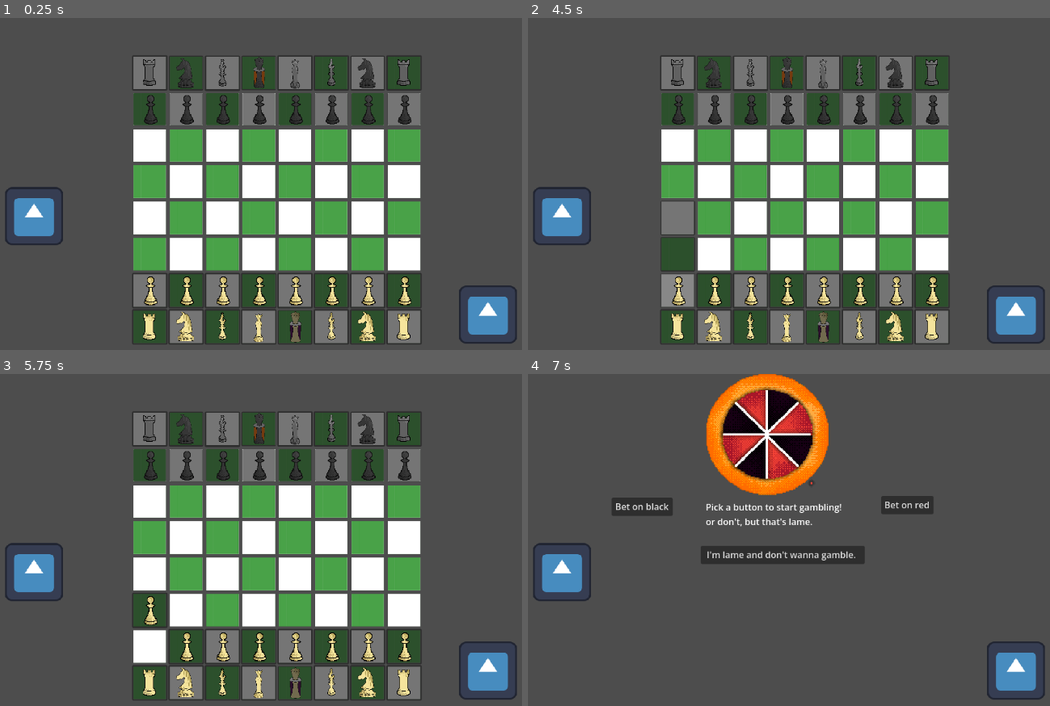
Above: before the commit, frames 1-4 (two rows, left to right).
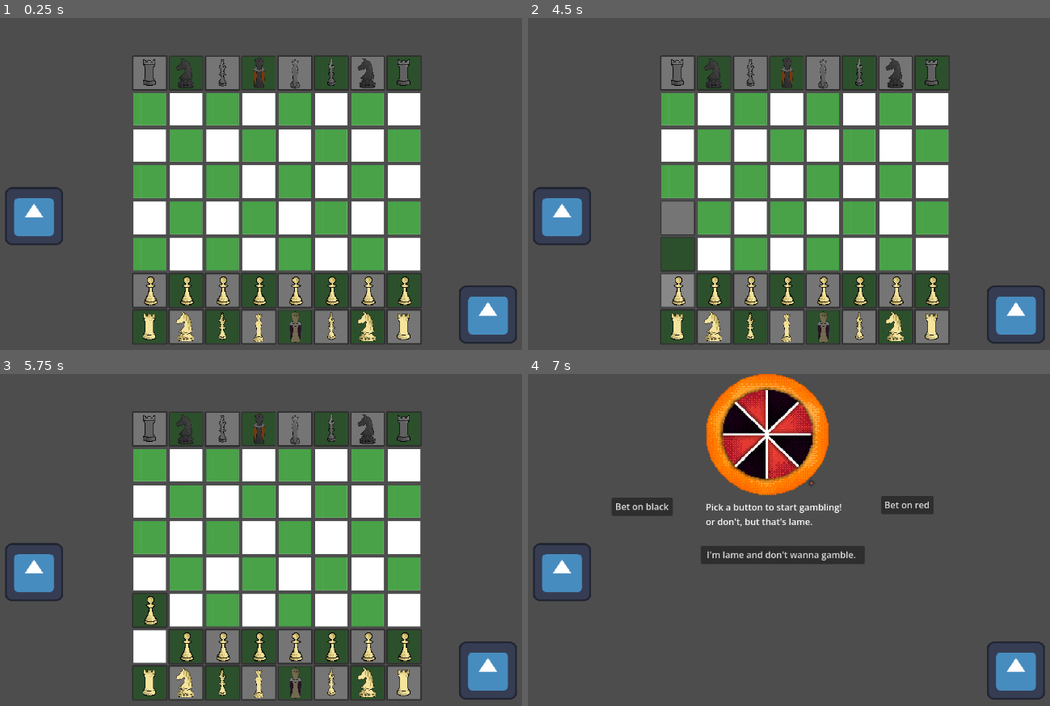
Above: after the commit, the same moments.

Repository: soligso-cpu/Chess-II-The-final-dlc-real-
Game: Godot game, scene res://Scenes/board.tscn
The game is run twice, just before and just after one commit, with the same random seed, the same clock (stepped at 60 frames per second) and the same inputs. The engine's default icon, where the game draws it, is replaced by a stand-in: a white triangle on a blue panel in a dark square.
Inputs (mouse positions are in pixels of both pictures, inside the frame that each line leads up to):
- Up to frame 1 (0.25 s): no input
- Up to frame 2 (4.5 s): click (715, 326) at 0.52 s; click (789, 326) at 1.25 s; click (679, 326) at 2.02 s; click (752, 326) at 2.77 s; click (825, 326) at 3.5 s; click (679, 290) at 4.27 s
- Up to frame 3 (5.75 s): click (151, 609) at 5 s
- Up to frame 4 (7 s): tap Enter (ui_accept) at 5.75, 6.02, 6.5, 6.77 s; move the mouse to (1013, 672) at 5.77 s; hold Right (ui_right) from 5.78 s (still down); click (1013, 672) at 5.85 s; move the mouse to (564, 569) at 6.52 s; click (564, 569) at 6.6 s

The runs differ from the first frame. In frame 1, 4.9% of the frame differs, in the area x 25-81%, y 22-33%; in frame 2, 4.9%; in frame 3, 4.9%; in frame 4, nothing differs.

Commit message:
Update board.tscn

Diff:
--- a/chess-ii--the-final-dlc/Scenes/board.tscn
+++ b/chess-ii--the-final-dlc/Scenes/board.tscn
@@ -5,7 +5,6 @@
 [ext_resource type="PackedScene" uid="uid://c71blssr34xe8" path="res://Scenes/queen_white.tscn" id="3_shhme"]
 [ext_resource type="PackedScene" uid="uid://b56lr6hugpfo4" path="res://Scenes/queen_black.tscn" id="4_shhme"]
 [ext_resource type="PackedScene" uid="uid://cydbmsjlcq5u8" path="res://Scenes/pawn.tscn" id="5_s4i1f"]
-[ext_resource type="PackedScene" uid="uid://cftk3c535i0r0" path="res://Scenes/pawn_black.tscn" id="6_bh37u"]
 [ext_resource type="PackedScene" uid="uid://fminm5njgf7s" path="res://Scenes/rook.tscn" id="6_vw4oq"]
 [ext_resource type="PackedScene" uid="uid://ce5fasgcxkdk2" path="res://Scenes/bishop.tscn" id="7_hm3vq"]
 [ext_resource type="PackedScene" uid="uid://ctfwtutp78axx" path="res://Scenes/knight.tscn" id="7_twe5h"]
@@ -646,28 +645,28 @@
 
 [node name="BlackPawns" type="Node2D" parent="Black" unique_id=572562130]
 
-[node name="Pawn9" parent="Black/BlackPawns" unique_id=1873266235 instance=ExtResource("6_bh37u")]
+[node name="Pawn9" parent="Black/BlackPawns" unique_id=1873266235]
 position = Vector2(338, 123)
 
-[node name="Pawn10" parent="Black/BlackPawns" unique_id=1614310368 instance=ExtResource("6_bh37u")]
+[node name="Pawn10" parent="Black/BlackPawns" unique_id=1614310368]
 position = Vector2(418, 123)
 
-[node name="Pawn11" parent="Black/BlackPawns" unique_id=1036945592 instance=ExtResource("6_bh37u")]
+[node name="Pawn11" parent="Black/BlackPawns" unique_id=1036945592]
 position = Vector2(498, 123)
 
-[node name="Pawn12" parent="Black/BlackPawns" unique_id=1474532087 instance=ExtResource("6_bh37u")]
+[node name="Pawn12" parent="Black/BlackPawns" unique_id=1474532087]
 position = Vector2(578, 123)
 
-[node name="Pawn13" parent="Black/BlackPawns" unique_id=1190208367 instance=ExtResource("6_bh37u")]
+[node name="Pawn13" parent="Black/BlackPawns" unique_id=1190208367]
 position = Vector2(658, 123)
 
-[node name="Pawn14" parent="Black/BlackPawns" unique_id=748202758 instance=ExtResource("6_bh37u")]
+[node name="Pawn14" parent="Black/BlackPawns" unique_id=748202758]
 position = Vector2(738, 123)
 
-[node name="Pawn15" parent="Black/BlackPawns" unique_id=162669236 instance=ExtResource("6_bh37u")]
+[node name="Pawn15" parent="Black/BlackPawns" unique_id=162669236]
 position = Vector2(818, 123)
 
-[node name="Pawn16" parent="Black/BlackPawns" unique_id=451976920 instance=ExtResource("6_bh37u")]
+[node name="Pawn16" parent="Black/BlackPawns" unique_id=451976920]
 position = Vector2(898, 123)
 
 [node name="LoreOrganizer" type="Node2D" parent="." unique_id=486928420]
